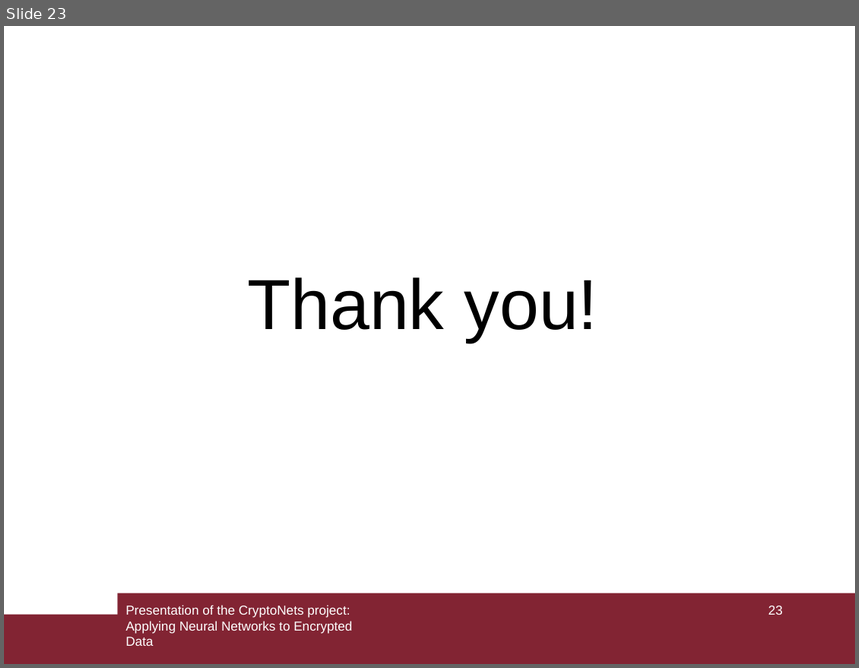
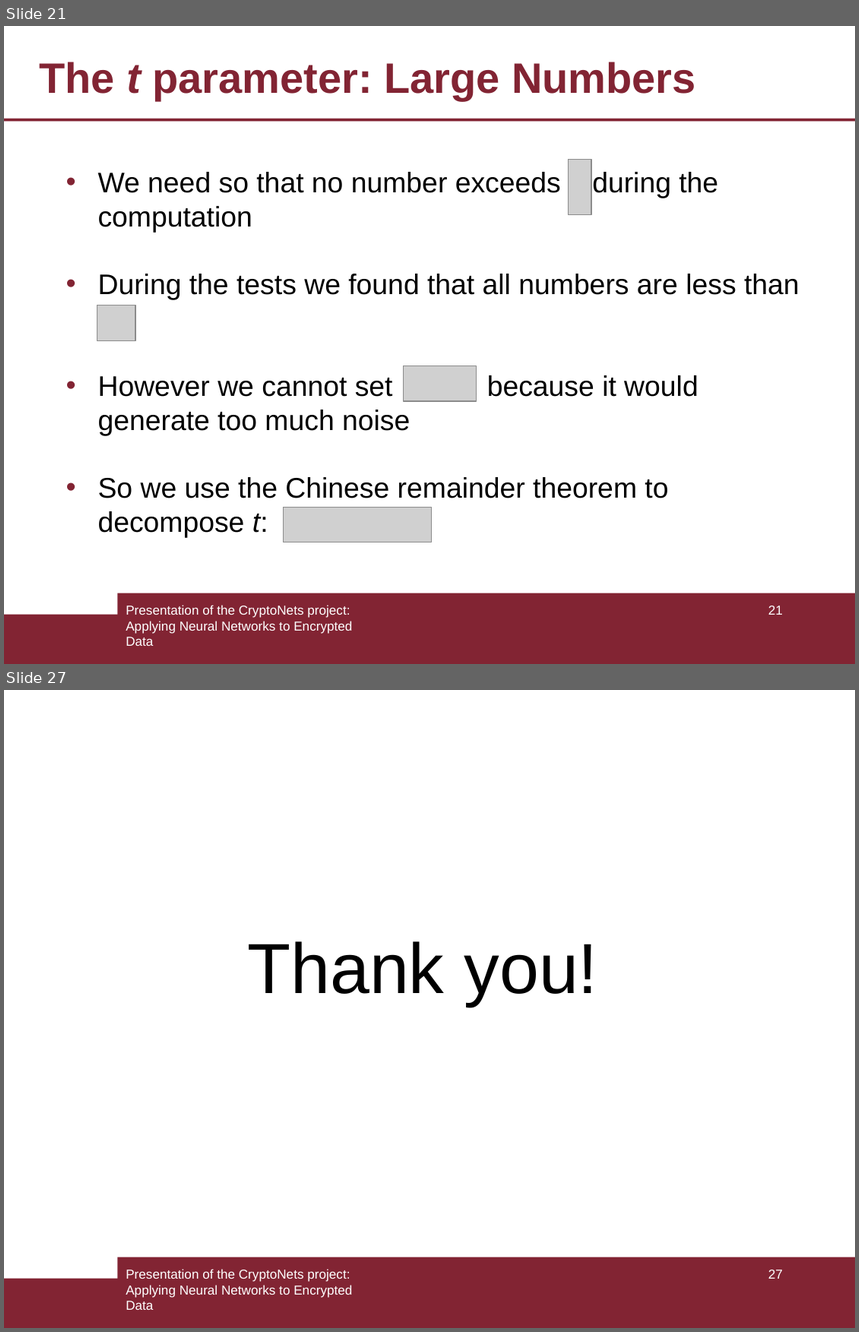
Before and after one commit to armandofln/CryptoNets-with-Python, a slide deck: slides/slide.odp. Shown one above the other, each under a label of ours: slide 23 before the commit, slides 21 and 27 after it; the slides between them are not shown. The pictures are 859x668 and 859x1332 pixels, drawn with LibreOffice and Linux fonts; fonts in the diff are those of the drawing; grey boxes stand for pictures. Boxes give left, top, right and bottom in pixels: in the first picture for what was removed or moved away, otherwise in the second. Text is boxed around its words. In the diff, an @@ line names an element or a change of style, - is before the commit and + after.

```diff
--- a/slides/slide.odp
+++ b/slides/slide.odp
@@ slide 21 added at <box>4,26,855,664</box>, background #FFFFFF; not listed: 2 template elements that a slide beside it also shows @@
@@ title added at <box>39,62,696,100</box>, 36 pt, text #822433, bold @@
+The t parameter: Large Numbers
@@ line added from (4, 119) to (855, 119), #822433 2.3 pt @@
@@ picture added at <box>569,159,591,214</box> @@
@@ text added at <box>98,172,800,538</box>, 24 pt, text #000000 @@
+• We need so that no number exceeds during the computation
+• During the tests we found that all numbers are less than
+• However we cannot set , because it would generate too much noise
+• So we use the Chinese remainder theorem to decompose t:
@@ picture added at <box>97,305,135,341</box> @@
@@ picture added at <box>403,366,475,402</box> @@
@@ picture added at <box>283,507,431,543</box> @@
@@ text added at <box>126,605,352,646</box>, 11 pt, text #FFFFFF @@
+Presentation of the CryptoNets project: Applying Neural Networks to Encrypted Data
@@ page number added at <box>769,606,783,615</box>, 11 pt, text #FFFFFF @@
+21
@@ what was slide 23 is now slide 27 @@
@@ page number at <box>769,1270,783,1279</box>: text changed @@
-23
+27
```
Also in this commit, not shown: 4 slides changed, 5 other slides added, 1 slide removed, 6 other files.
